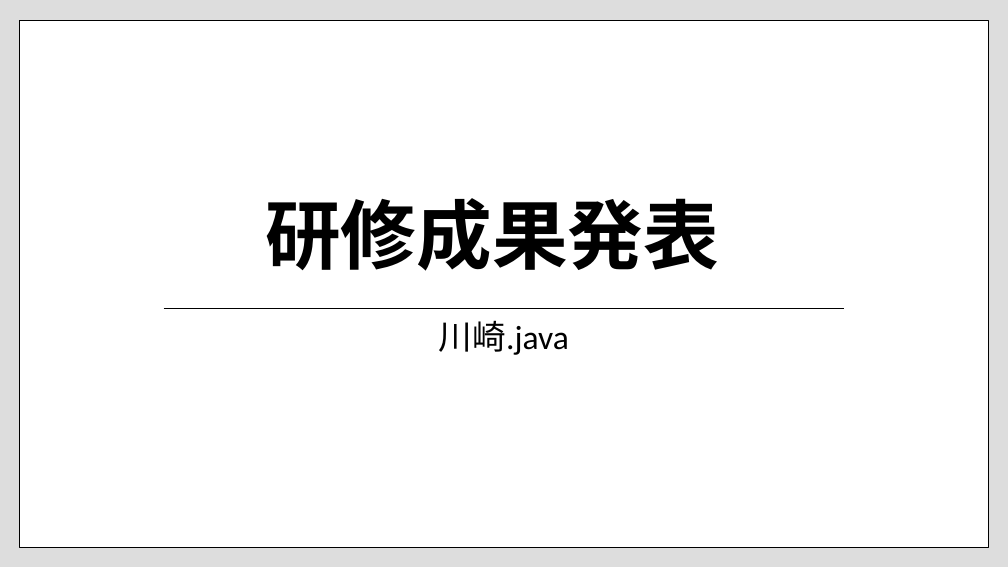
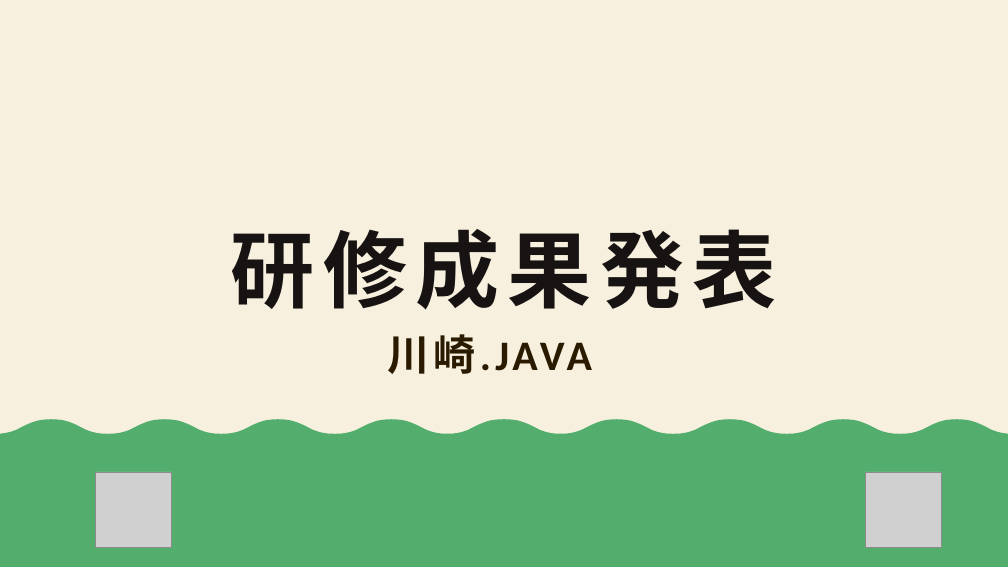
Before and after one commit to dojo2022/E-3, a slide deck: slide 1 of E3_配布資料/研修成果発表E3.pptx. Drawn at 1008x567 pixels with LibreOffice and Linux fonts; fonts in the diff are those of the drawing; grey boxes stand for pictures. Boxes give left, top, right and bottom in pixels: in the first picture for what was removed or moved away, otherwise in the second. Text is boxed around its words. In the diff, an @@ line names an element or a change of style, - is before the commit and + after.

Commit message:
発表資料

```diff
--- a/E3_配布資料/研修成果発表E3.pptx
+++ b/E3_配布資料/研修成果発表E3.pptx
@@ background #DDDDDD to #F7F0DF @@
@@ rectangle added at [0,0,23,567], fill #171312 @@
@@ rectangle added at [0,0,1008,567], fill #F7F0DF @@
@@ rectangle removed at [19,20,988,547] @@
@@ title "研修成果発表": place and size @@
-title "研修成果発表" at [265,198,719,271]
+title "研修成果発表" at [231,229,777,310]
@@ title "研修成果発表" at [231,229,777,310]: size 72 to 80 pt, font Calibri to Roboto Condensed, text colour #000000 to #171312, letter spacing 0 to 8 pt; line spacing 0.85 to 0.9 @@
@@ subtitle "川崎.JAVA" at [388,334,592,374]: vertical alignment top to middle @@
@@ line removed from (163, 309) to (844, 309) @@
@@ subtitle at [388,334,592,374]: text changed; size 32 to 40 pt; text colour #000000 to #2A1A00; bold on @@
-川崎.java
+川崎.JAVA
@@ freeform shape added at [0,420,1008,567], fill #53AE6E @@
@@ picture added at [96,472,172,547] @@
@@ picture added at [866,472,941,547] @@
```
Also in this commit, not shown: 9 other slides changed, 7 slides added, 1 other file.
